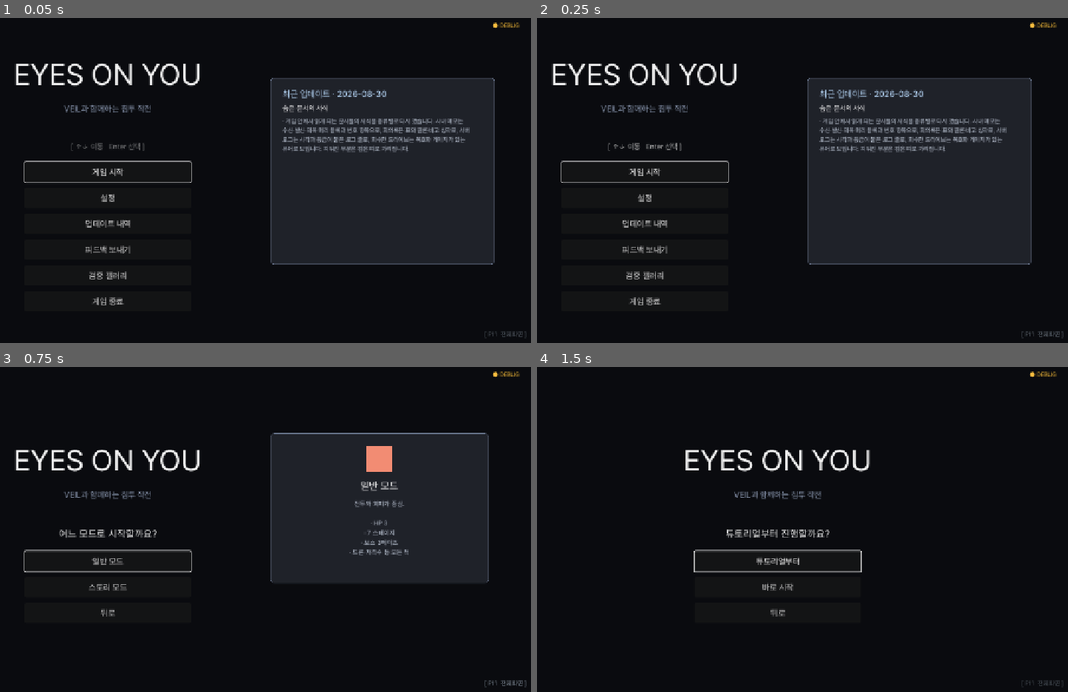
Above: before the commit, frames 1-4 (two rows, left to right).
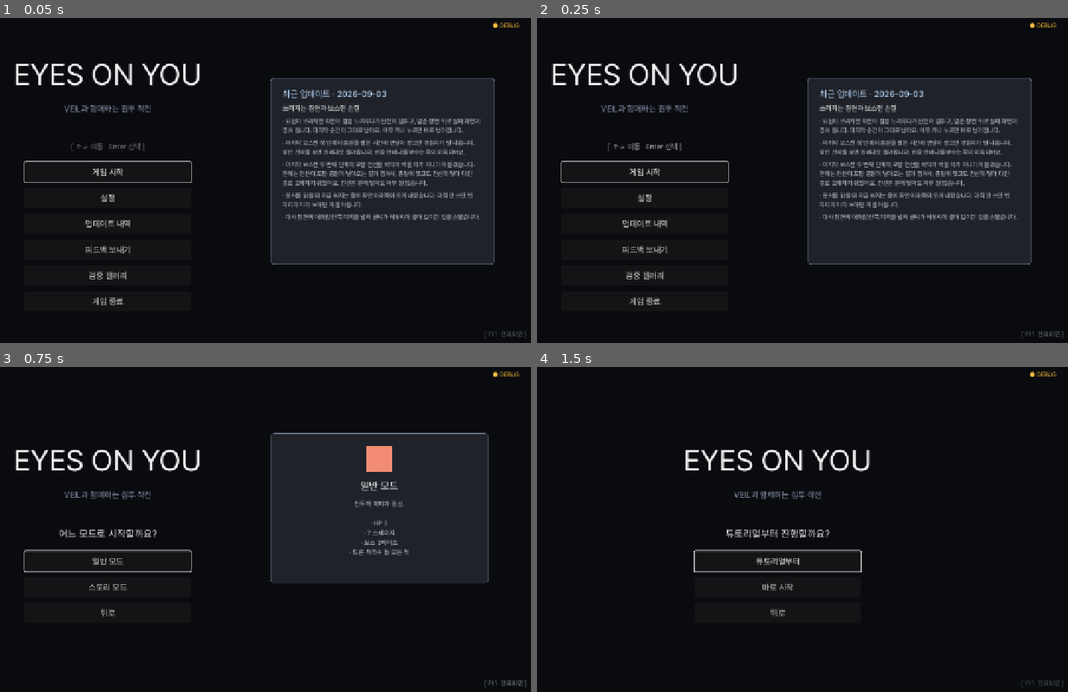
Above: after the commit, the same moments.

Repository: soomin007/EyesOnYou-Full
Game: Godot game, scene res://scenes/main.tscn
Two runs of this game, one before a commit and one after it. Both use one fixed random seed, a clock stepped at 60 frames per second and the inputs below. Sound files missing from this copy of the repository are replaced by a short silence.
Inputs:
- Up to frame 1 (0.05 s): no input
- Up to frame 2 (0.25 s): no input
- Up to frame 3 (0.75 s): click "게임 시작" at 0.5 s
- Up to frame 4 (1.5 s): click "일반 모드" at 1.25 s

The runs differ from the first frame. In frame 1, 4.0% of the frame differs, in the area x 53-91%, y 22-63%; in frame 2, 4.0%; in frame 3, nothing differs; in frame 4, nothing differs.

Commit message:
docs(notes): 09-03 패치 노트 + 대사집 미러 + backlog·known_issues·세션 로그
- GameInfo: 2026-09-03 '쓰러지는 장면과 보스전 손질' 5항목 (무맥락 검수 6줄 PASS)
- ui.md: 패치 노트 미러 + 미러 공백에 08-29~30 추기
- backlog: 08-31 섹션 09-03 즉시분 5건 완료 반영 · 잔여 = 재설계 트랙
- known_issues: 창모드 하니스 실사용자 입력 유출 오탐 등재

Co-Authored-By: Claude Fable 5 <noreply@anthropic.com>

Diff:
--- a/scripts/GameInfo.gd
+++ b/scripts/GameInfo.gd
@@ -12,6 +12,17 @@
 const PATCH_NOTES: Array = [
 	# 같은 날짜 여러 항목 가능(주제별 분할) · 한 항목이 길어지면 타이틀 패널이 벽이 된다
 	# (2026-08-21 사용자 지적). 목록 화면은 날짜+제목으로 구분된다.
+	{
+		"date": "2026-09-03",
+		"title": "쓰러지는 장면과 보스전 손질",
+		"items": [
+			"요원이 쓰러지면 화면이 점점 느려지다가 완전히 멈추고, 멈춘 장면 위로 실패 화면이 겹쳐 뜹니다. 마지막 순간이 그대로 남아요. 아무 키나 누르면 바로 넘어갑니다.",
+			"마지막 보스전 첫 단계의 증원을 짧은 시간에 연달아 잡으면 경험치가 덜 나옵니다. 잠깐 간격을 두면 원래대로 돌아옵니다. 위층 안테나를 부수는 쪽이 이득이에요.",
+			"마지막 보스전 두 번째 단계의 포탑 전선을 바닥과 벽을 따라 지나가게 옮겼습니다. 전에는 전선이 포탑 총알이 날아오는 길과 겹쳐서, 총알에 맞고도 전선에 닿아 다친 걸로 오해하기 쉬웠어요. 전선은 원래 닿아도 아무 일 없습니다.",
+			"문서를 읽을 때 지금 써지는 줄이 화면 아래쪽에 오게 내렸습니다. 아직 안 쓰인 빈 자리가 미리 보이던 게 줄어듭니다.",
+			"대사 장면의 대화창 안쪽 여백을 넓혀 글씨가 테두리에 붙어 보이던 것을 손봤습니다.",
+		],
+	},
 	{
 		"date": "2026-08-30",
 		"title": "숨은 문서의 서식",
Not shown, changed: docs/design/backlog.md
Not shown, changed: docs/design/known_issues.md
Not shown, changed: docs/dialogue/ui.md
Not shown, added: session_logs/2026-09-03.md
